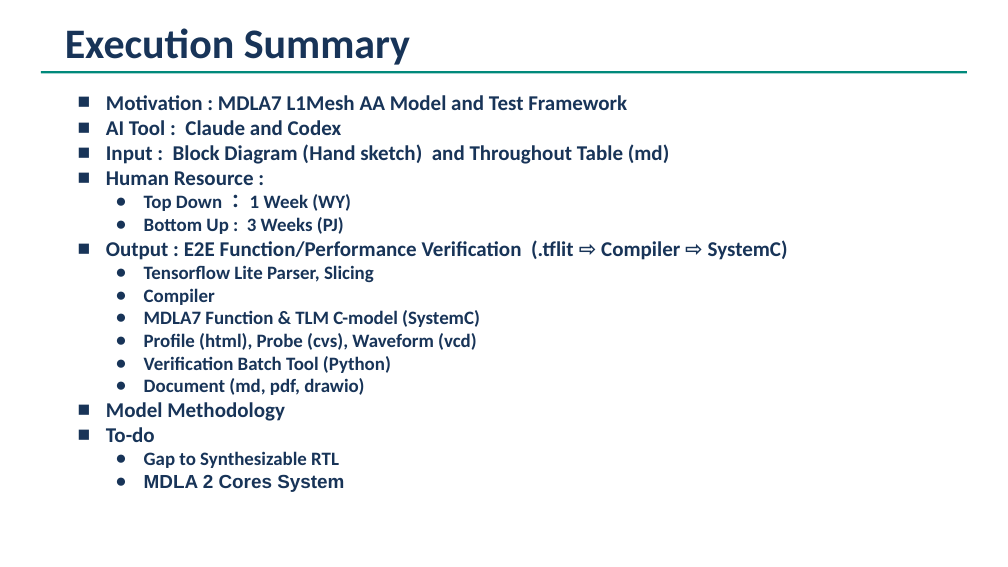
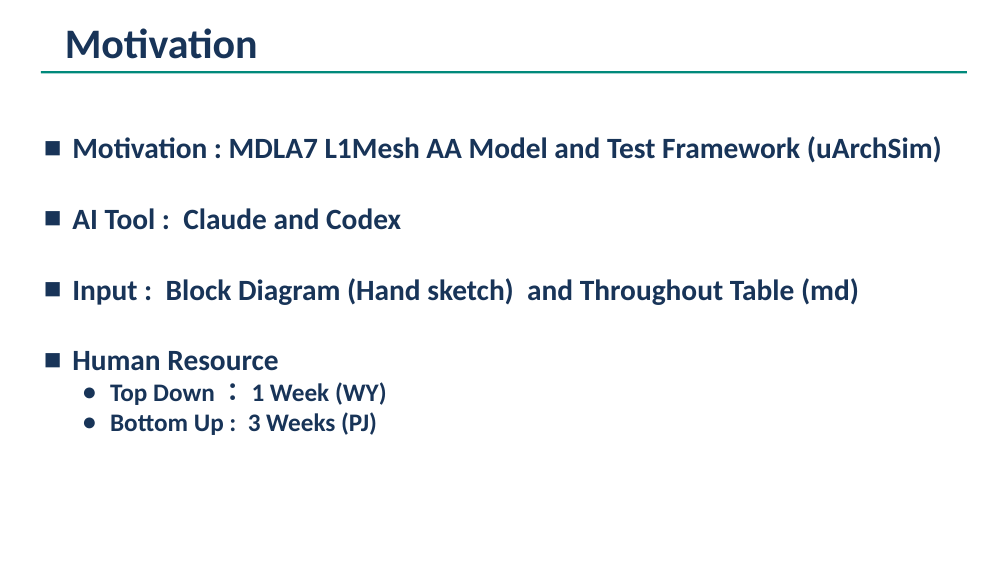
Before and after one commit to cclwylin/mdla7, a slide deck: slide 3 of reports/uArcSim Implementation by AI.pptx (slide 2 before the commit). Drawn at 1008x567 pixels with LibreOffice and Linux fonts; fonts in the diff are those of the drawing. Boxes give left, top, right and bottom in pixels: in the first picture for what was removed or moved away, otherwise in the second. Text is boxed around its words. In the diff, an @@ line names an element or a change of style, - is before the commit and + after.

```diff
--- a/reports/uArcSim Implementation by AI.pptx
+++ b/reports/uArcSim Implementation by AI.pptx
@@ text at (x1=65, y1=28, x2=258, y2=59): text changed @@
-Execution Summary
+Motivation
@@ text "Motivation : MDLA7 L1Mesh AA ..." moved from (x1=106, y1=95, x2=788, y2=492) to (x1=72, y1=136, x2=942, y2=435) @@
@@ text at (x1=72, y1=136, x2=942, y2=163): text changed; size 20 to 28 pt @@
-■ Motivation : MDLA7 L1Mesh AA Model and Test Framework
+■ Motivation : MDLA7 L1Mesh AA Model and Test Framework (uArchSim)
@@ text at (x1=72, y1=208, x2=859, y2=435): size 20 to 28 pt in "AI Tool : Claude and Codex", "Input : Block Diagram (Hand sketch) and ..."; size 18 to 24 pt in "Top Down ： 1 Week (WY)", "Bottom Up : 3 Weeks (PJ)" @@
@@ text at (x1=106, y1=240, x2=788, y2=492): paragraphs removed @@
-■ Output : E2E Function/Performance Verification (.tflit ⇨ Compiler ⇨ SystemC)
-  ● Tensorflow Lite Parser, Slicing
-  ● Compiler
-  ● MDLA7 Function & TLM C-model (SystemC)
-  ● Profile (html), Probe (cvs), Waveform (vcd)
-  ● Verification Batch Tool (Python)
-  ● Document (md, pdf, drawio)
-■ Model Methodology
-■ To-do
-  ● Gap to Synthesizable RTL
-  ● MDLA 2 Cores System
@@ text at (x1=72, y1=351, x2=278, y2=371): text changed; size 20 to 28 pt @@
-■ Human Resource :
+■ Human Resource
```
Also in this commit, not shown: 3 other slides changed, 8 slides added, 1 slide removed, 20 other files.
